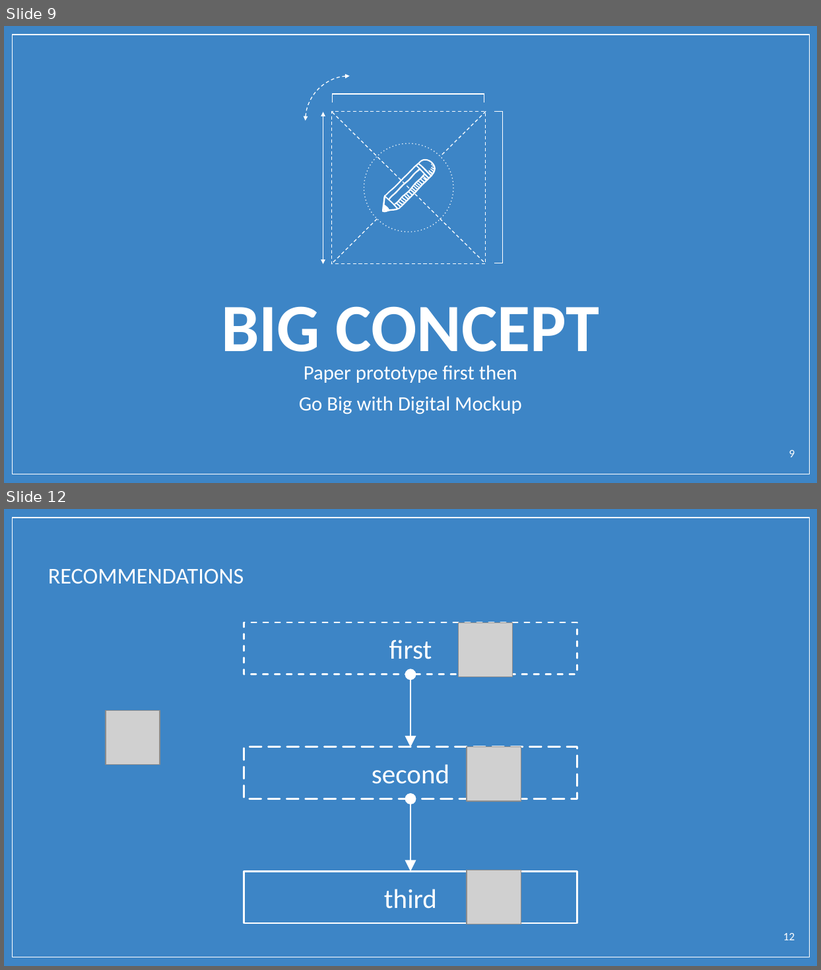
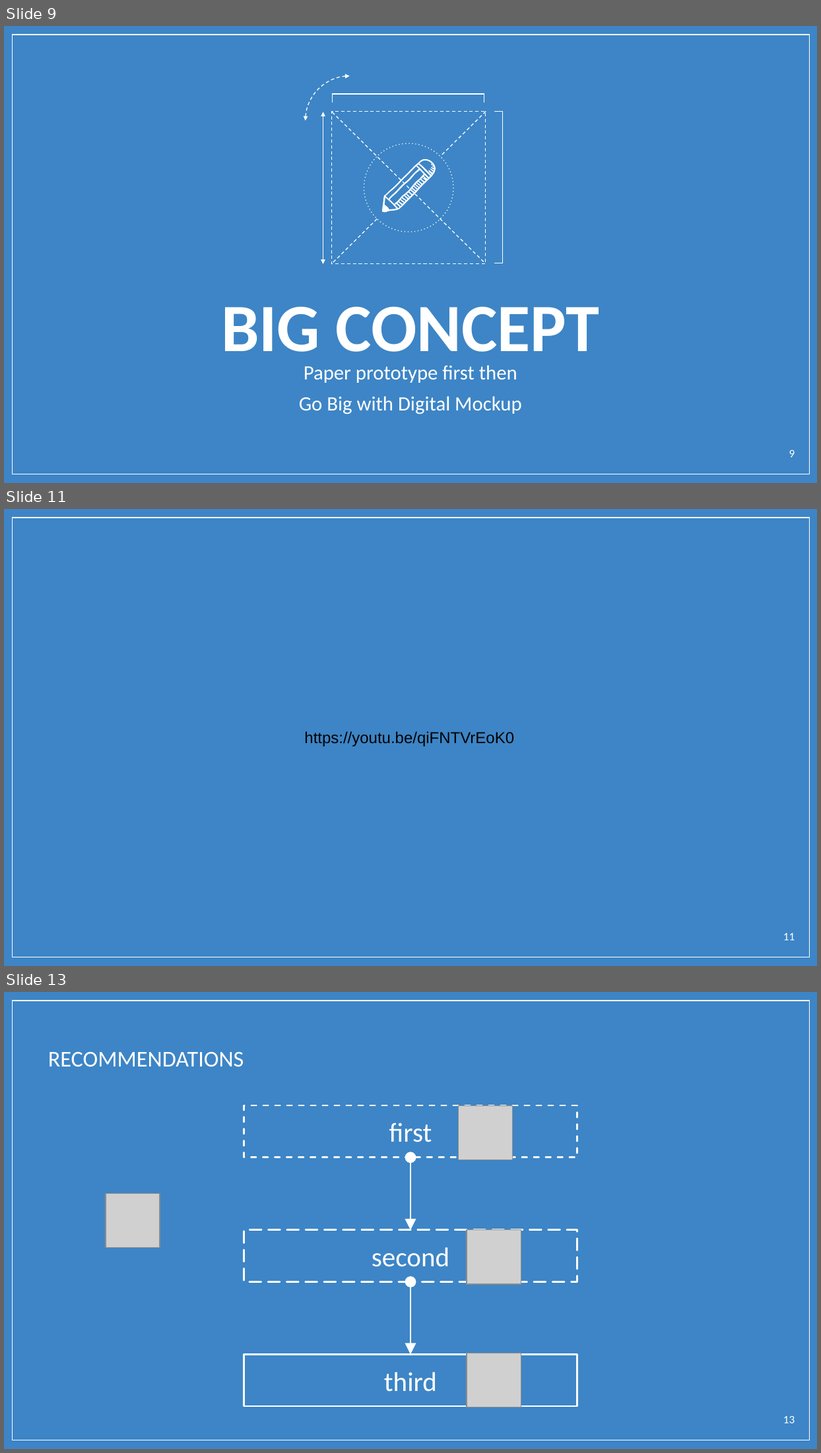
Before and after one commit to jbcaridad/userdessf181-A1-jbcaridad-emgarcia, a slide deck: UIUX/Connect.pptx. Shown one above the other, each under a label of ours: slides 9 and 12 before the commit, slides 9, 11 and 13 after it; the slides between them are not shown. The pictures are 821x970 and 821x1453 pixels, drawn with LibreOffice and Linux fonts; fonts in the diff are those of the drawing; grey boxes stand for pictures; background and template pictures are left out. Boxes give left, top, right and bottom in pixels: in the first picture for what was removed or moved away, otherwise in the second. Text is boxed around its words. In the diff, an @@ line names an element or a change of style, - is before the commit and + after.

```diff
--- a/UIUX/Connect.pptx
+++ b/UIUX/Connect.pptx
@@ slide 11 added at (4, 509, 817, 966), background picture (left out); not listed: 1 template element that a slide beside it also shows @@
@@ text added at (304, 731, 514, 747), 14 pt, text #000000 @@
+https://youtu.be/qiFNTVrEoK0
@@ page number added at (783, 933, 795, 941), 10 pt, text #FFFFFF @@
+11
@@ what was slide 12 is now slide 13 @@
@@ page number at (783, 1416, 795, 1424): text changed @@
-12
+13
```
Also in this commit, not shown: 1 slide changed, 2 other slides added, 1 slide removed.
